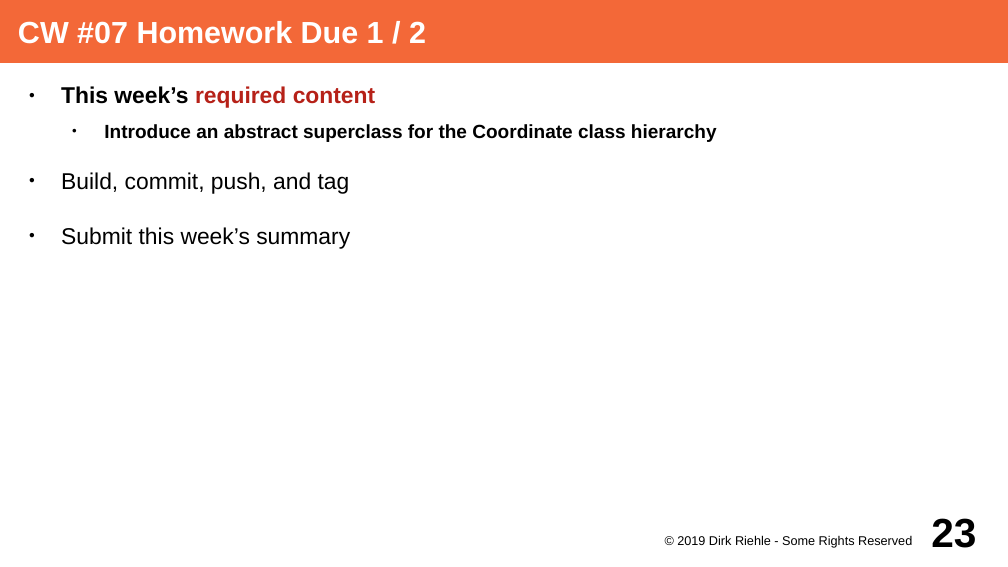
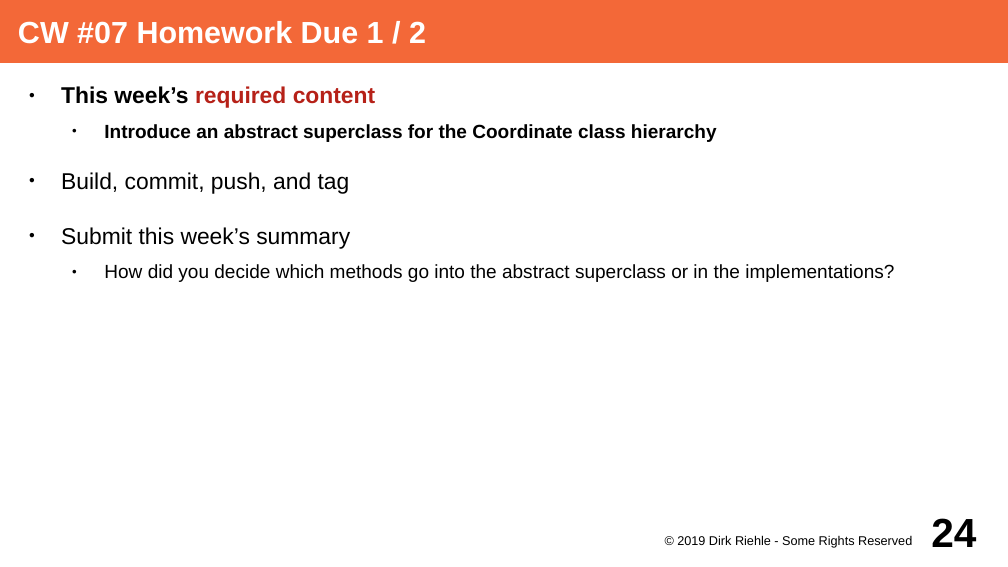
Before and after one commit to dirkriehle/adap-course, a slide deck: slide 24 of Lecture Slides/ADAP A02 - Course Schedule.odp (slide 23 before the commit). Drawn at 1008x567 pixels with LibreOffice and Linux fonts; fonts in the diff are those of the drawing. Boxes give left, top, right and bottom in pixels: in the first picture for what was removed or moved away, otherwise in the second. Text is boxed around its words. In the diff, an @@ line names an element or a change of style, - is before the commit and + after.

Commit message:
Updated homework and project set-up for WS 2019/20.

```diff
--- a/Lecture Slides/ADAP A02 - Course Schedule.odp
+++ b/Lecture Slides/ADAP A02 - Course Schedule.odp
@@ text at box(104, 264, 894, 282): paragraph added @@
+  ● How did you decide which methods go into the abstract superclass or in the implementations?
@@ page number at box(931, 518, 976, 547): text changed @@
-23
+24
```
Also in this commit, not shown: 22 other slides changed, 1 slide added, 3 other files.
